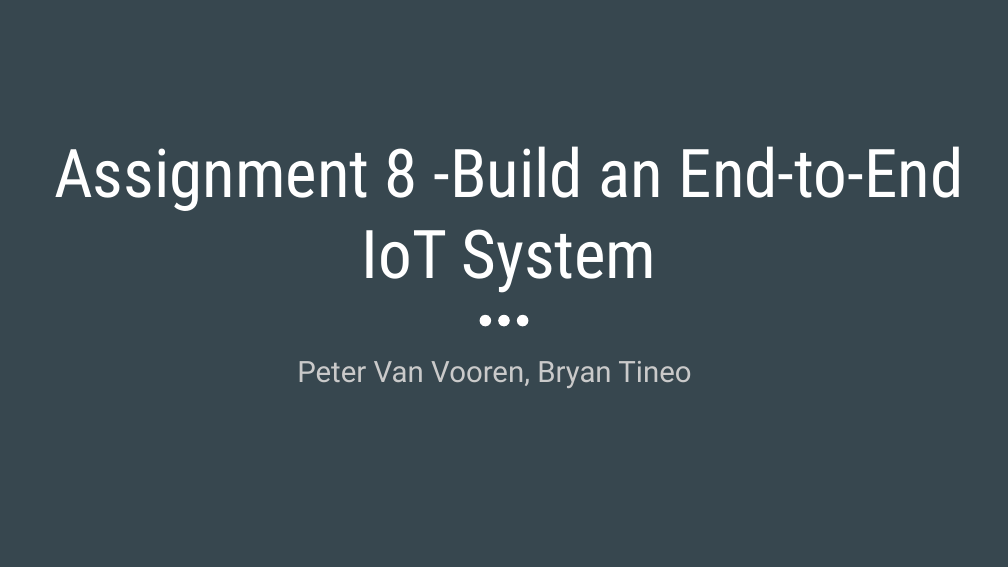
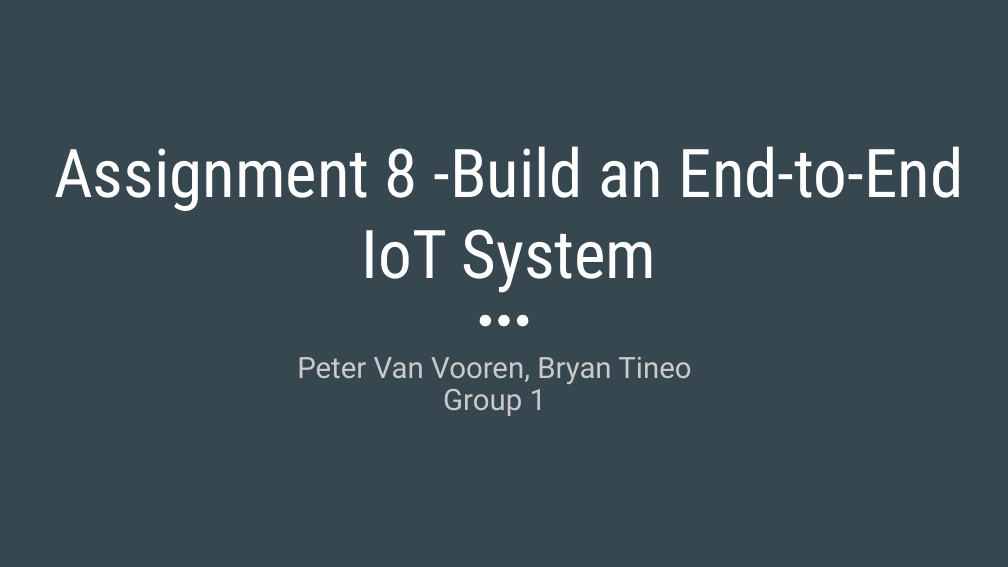
Before and after one commit to hugecatlover/CECS327Assignment8, a slide deck: slide 1 of IOTs-CECS-327.pptx. Drawn at 1008x567 pixels with LibreOffice and Linux fonts; fonts in the diff are those of the drawing. Boxes give left, top, right and bottom in pixels: in the first picture for what was removed or moved away, otherwise in the second. Text is boxed around its words. In the diff, an @@ line names an element or a change of style, - is before the commit and + after.

Commit message:
finished assignment presentation

```diff
--- a/IOTs-CECS-327.pptx
+++ b/IOTs-CECS-327.pptx
@@ subtitle at box(297, 357, 691, 384): line spacing 1 to 0.9 @@
@@ subtitle at box(443, 389, 547, 416): paragraph added @@
+Group 1
```
Also in this commit, not shown: 2 other slides changed.
